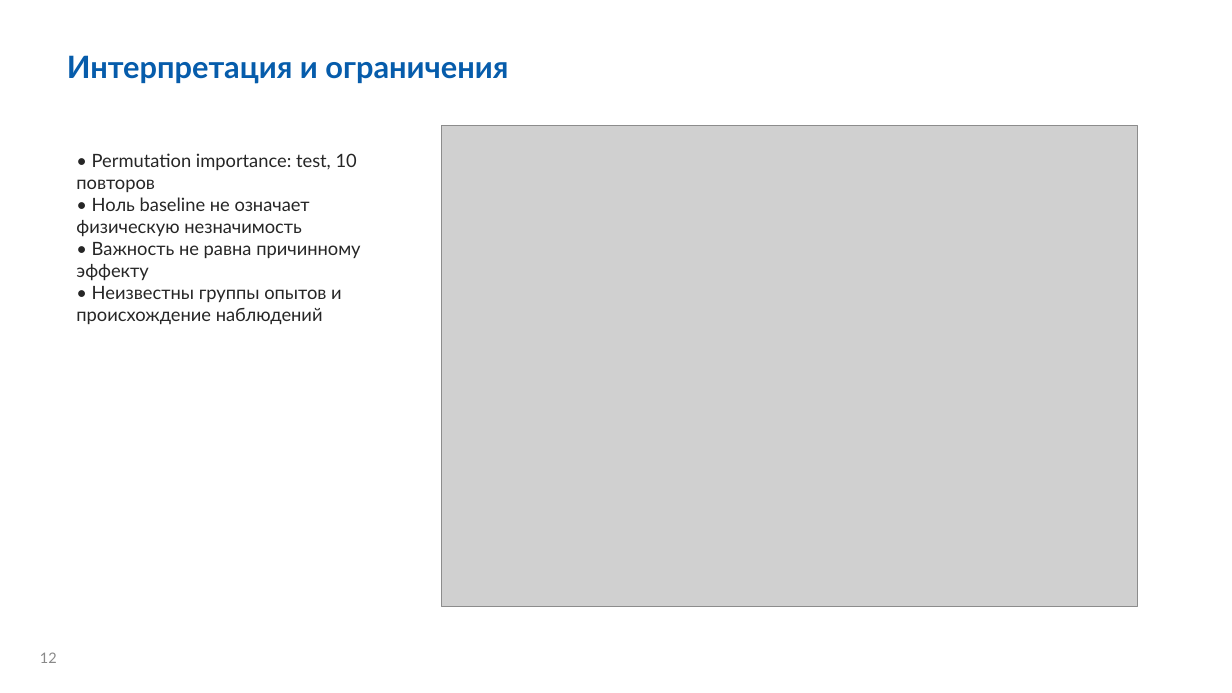
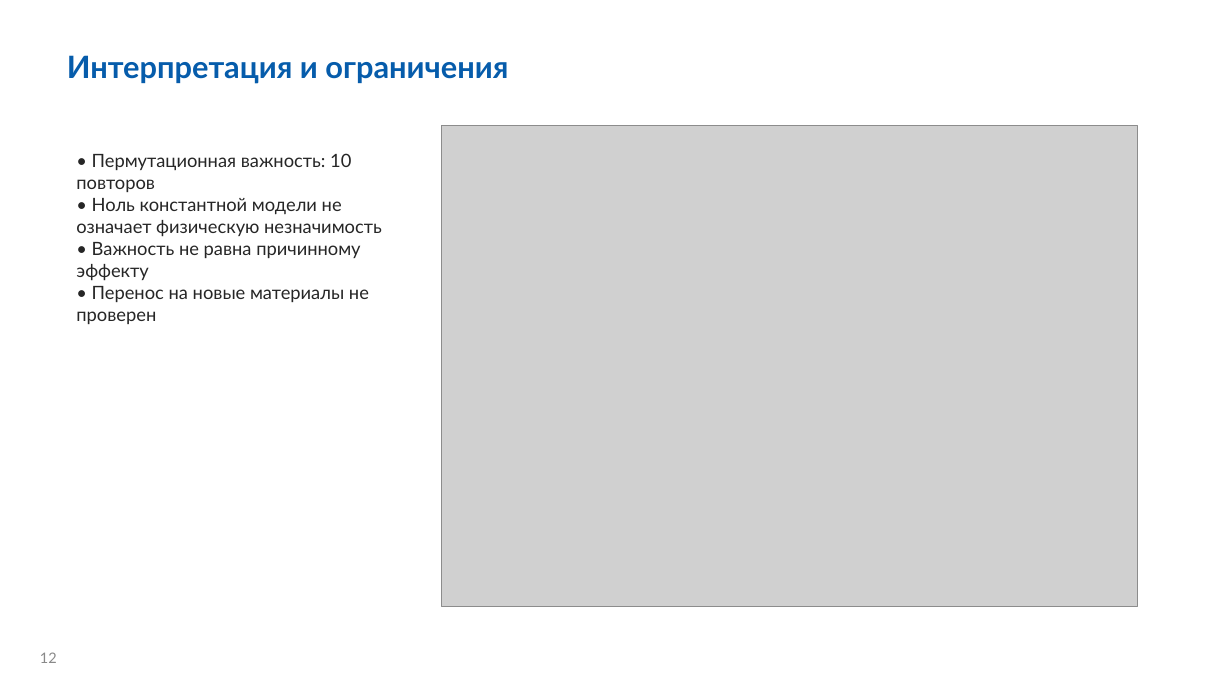
Before and after one commit to fpvcstep/composites-property-prediction, a slide deck: slide 12 of presentation/defense.pptx. Drawn at 1232x693 pixels with LibreOffice and Linux fonts; fonts in the diff are those of the drawing; grey boxes stand for pictures; background and template pictures are left out. Boxes give left, top, right and bottom in pixels: in the first picture for what was removed or moved away, otherwise in the second. Text is boxed around its words. In the diff, an @@ line names an element or a change of style, - is before the commit and + after.

```diff
--- a/presentation/defense.pptx
+++ b/presentation/defense.pptx
@@ text at box(76, 153, 382, 237): text changed @@
-• Permutation importance: test, 10 повторов
-• Ноль baseline не означает физическую незначимость
+• Пермутационная важность: 10 повторов
+• Ноль константной модели не означает физическую незначимость
@@ text at box(76, 286, 369, 324): text changed @@
-• Неизвестны группы опытов и происхождение наблюдений
+• Перенос на новые материалы не проверен
```
Also in this commit, not shown: 11 other slides changed, 16 other files.
